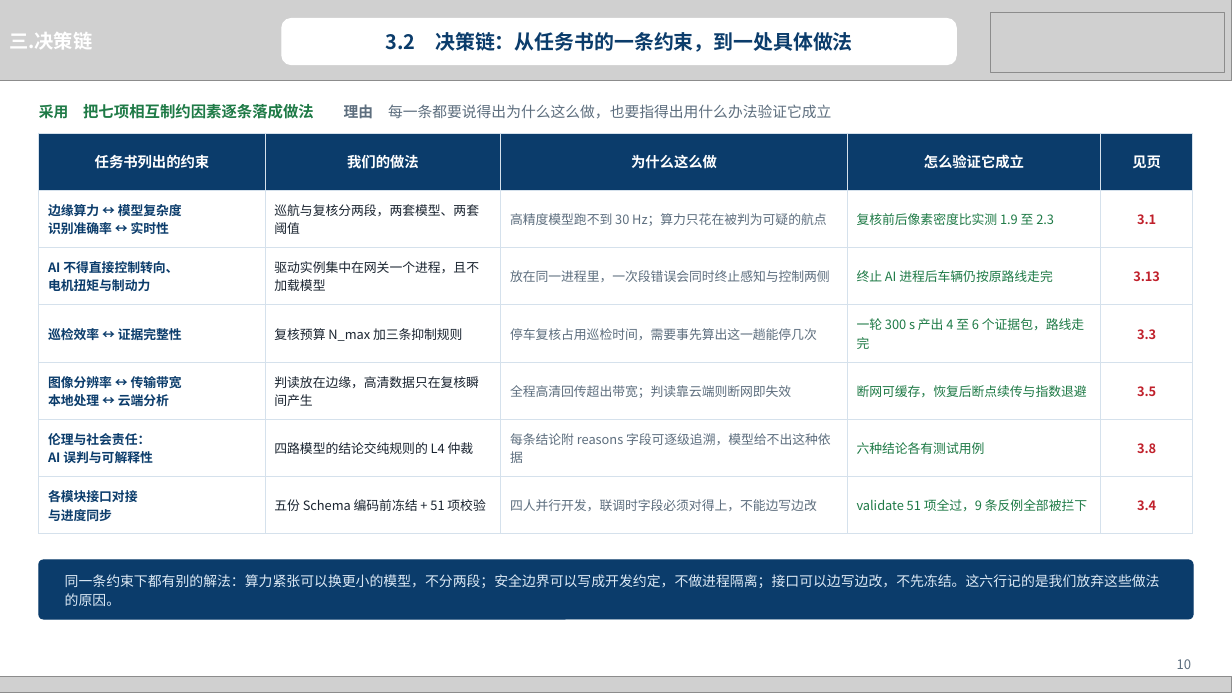
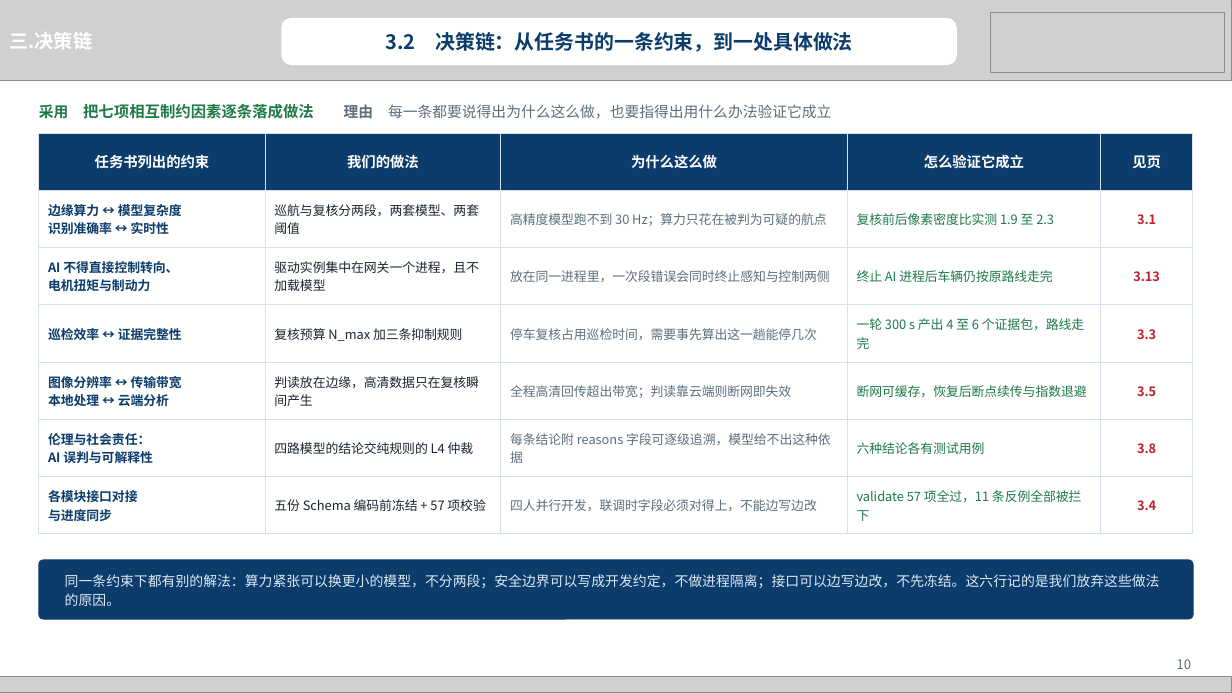
Before and after one commit to heizitalk666/2026summer, a slide deck: slide 10 of deliverables/中期答辩.pptx. Drawn at 1232x693 pixels with LibreOffice and Linux fonts; fonts in the diff are those of the drawing; grey boxes stand for pictures. Boxes give left, top, right and bottom in pixels: in the first picture for what was removed or moved away, otherwise in the second. Text is boxed around its words. In the diff, an @@ line names an element or a change of style, - is before the commit and + after.

```diff
--- a/deliverables/中期答辩.pptx
+++ b/deliverables/中期答辩.pptx
@@ table at [39, 133, 1193, 525] @@
-row 7, column 2: 五份 Schema 编码前冻结 + 51 项校验
+row 7, column 2: 五份 Schema 编码前冻结 + 57 项校验
-row 7, column 4: validate 51 项全过，9 条反例全部被拦下
+row 7, column 4: validate 57 项全过，11 条反例全部被拦下
```
Also in this commit, not shown: 6 other slides changed, 5 other files.
